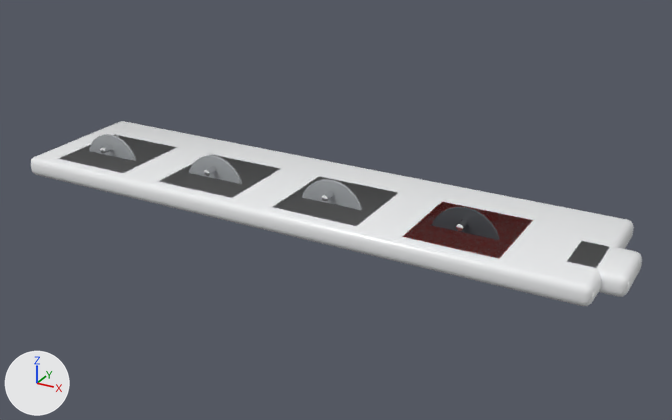
Renders of the glTF model assets/models/prises.glb from each side of a commit.
Both versions are drawn from a 50 mm lens placed at (0.26, -0.443, 0.213), pointed at (0.018, -0.003, -0.007). Arrows for +X, +Y and +Z are at lower left; the lights stay in place. The first picture is the older version. Vertices at exactly the same position are counted once.

Names of what the first picture shows: 'prises'.
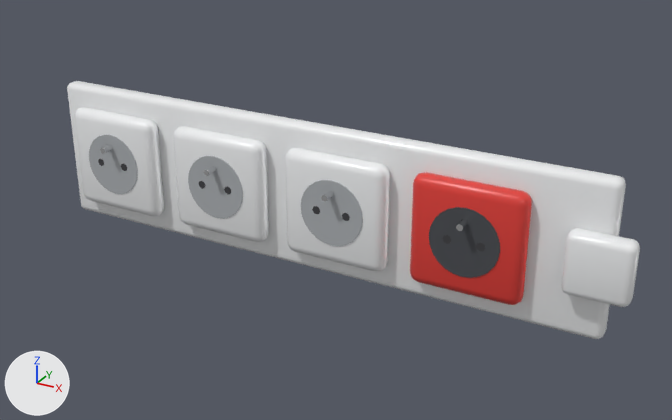
The change in detail:
me_prises is used by ob_prises; location (0.0, 0.0, 0.0).
me_prises had 960 vertices, 1832 faces and spanned x -0.18..0.192, y -0.051..0.039, z -0.02..0.02.
me_prises now has 896 vertices, 1704 faces and spans x -0.18..0.192, y -0.03..0.0, z -0.045..0.045.
me_prises part 1: a new loose piece of 96 vertices spanning x -0.18..0.18, y -0.012..0.0, z -0.045..0.045, in mat_laque_blanche (white #eff0f1).
me_prises part 2: a new loose piece of 96 vertices spanning x 0.157..0.192, y -0.022..-0.01, z -0.018..0.018, in mat_laque_blanche (white #eff0f1).
me_prises part 3: a new loose piece of 80 vertices spanning x -0.168..-0.103, y -0.022..-0.01, z -0.032..0.032, in mat_laque_blanche (white #eff0f1).
me_prises part 4: a new loose piece of 80 vertices spanning x -0.087..-0.023, y -0.022..-0.01, z -0.032..0.032, in mat_laque_blanche (white #eff0f1).
me_prises part 5: a new loose piece of 80 vertices spanning x -0.007..0.057, y -0.022..-0.01, z -0.032..0.032, in mat_laque_blanche (white #eff0f1).
me_prises part 6: a new loose piece of 80 vertices spanning x 0.072..0.137, y -0.022..-0.01, z -0.032..0.032, in mat_rouge (red #e13f38).
me_prises part 7: the loose piece of 96 vertices spanning x -0.007..0.057, y -0.049..0.016, z -0.006..0.006 is deleted.
me_prises part 8: the loose piece of 96 vertices spanning x -0.168..-0.103, y -0.049..0.016, z -0.006..0.006 is deleted.
me_prises part 9: the loose piece of 96 vertices spanning x 0.157..0.192, y -0.034..0.001, z -0.006..0.006 is deleted.
me_prises part 10: the loose piece of 96 vertices spanning x -0.087..-0.023, y -0.049..0.016, z -0.006..0.006 is deleted.
me_prises part 11: the loose piece of 96 vertices spanning x 0.072..0.137, y -0.049..0.016, z -0.006..0.006 is deleted.
Part 12, on me_prises:
96 vertices are removed from x -0.18..0.18, y -0.051..0.039, z -0.006..0.006.
188 faces are deleted.

Location of each change, [x1, y1, x2, y2] in pixels of the pictures (672 x 420 px):
'prises', reshaped (6% narrower, 39% taller)
    before: [31, 121, 642, 306]
    after: [67, 81, 640, 339]
part 1 of me_prises, added
    after: [67, 81, 626, 339]
part 2 of me_prises, added
    after: [562, 228, 640, 307]
part 3 of me_prises, added
    after: [75, 107, 164, 216]
part 4 of me_prises, added
    after: [173, 126, 269, 242]
part 5 of me_prises, added
    after: [285, 148, 390, 271]
part 6 of me_prises, added (red)
    after: [410, 172, 532, 305]
part 7 of me_prises, deleted
    before: [273, 176, 398, 226]
part 8 of me_prises, deleted
    before: [58, 135, 177, 173]
part 9 of me_prises, deleted
    before: [567, 241, 642, 297]
part 10 of me_prises, deleted
    before: [159, 154, 281, 198]
part 11 of me_prises, deleted (red)
    before: [402, 202, 533, 259]
part 12 of me_prises, deleted
    before: [31, 121, 634, 306]
